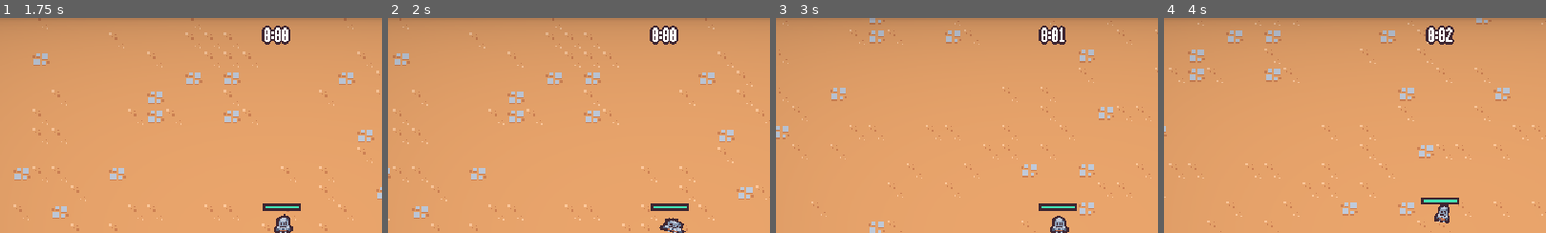
Above: before the commit, frames 1-4 (left to right).
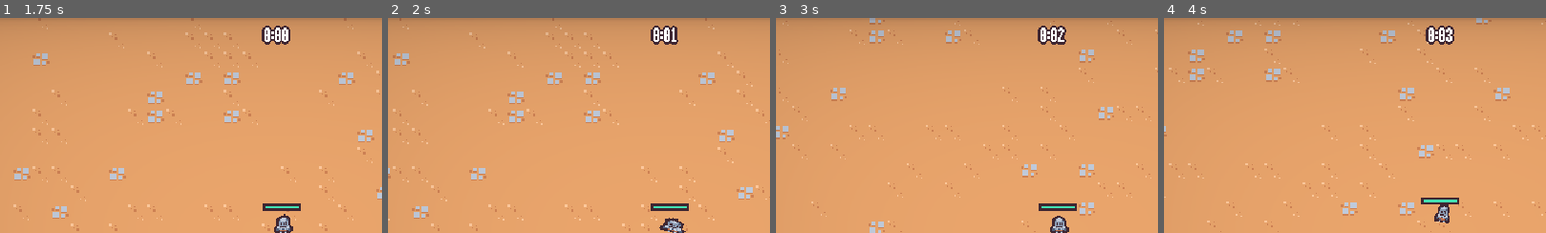
Above: after the commit, the same moments.

Repository: Yrainyw/2D-Survivors
Game: Godot game, scene res://Scenes/UI/main_menu.tscn
Same seed, same stepped clock (60 frames per second), same inputs: the game is played once before the commit and once after it.
Inputs (mouse positions are % of the whole screen's width and height, from its top left):
- Up to frame 1 (1.75 s): click "Play" at 0.5 s; move the mouse to (72, 45) at 1.27 s; press the mouse at (72, 45) at 1.28 s; hold D (move_right) from 1.28 s (still down)
- Up to frame 2 (2 s): keep holding D (move_right)
- Up to frame 3 (3 s): move the mouse to (30, 55) at 2.02 s; release D (move_right) at 2.03 s; release the mouse at (30, 55) at 2.03 s; hold S (move_down) 2.03-2.78 s; click (30, 55) at 2.1 s; move the mouse to (60, 28) at 2.77 s; press the mouse at (60, 28) at 2.78 s; hold D (move_right) from 2.78 s (still down)
- Up to frame 4 (4 s): move the mouse to (45, 70) at 3.52 s; release D (move_right) at 3.53 s; release the mouse at (45, 70) at 3.53 s; hold W (move_up) from 3.53 s (still down); click (45, 70) at 3.6 s
The pictures show only the part of the screen within x 14-64%, y 0-50%; the shares and areas given below are measured in that part.

Frame 1 is identical in both runs. In frame 2, 0.3% of the frame differs, in the area x 68-76%, y 3-13%; in frame 3, 0.2%; in frame 4, less than 0.1%.

Commit message:
Creating an Anvil Ability

Diff:
--- /dev/null
+++ b/Resources/Upgrades/anvil.tres
@@ -0,0 +1,12 @@
+[gd_resource type="Resource" script_class="Ability" load_steps=3 format=3 uid="uid://dabak0xtkn7ee"]
+
+[ext_resource type="PackedScene" uid="uid://5outid6cpbvs" path="res://Scenes/Ability/AnvilAbilityController/anvil_ability_controller.tscn" id="1_ah6ms"]
+[ext_resource type="Script" path="res://Resources/Upgrades/ability.gd" id="2_kh0br"]
+
+[resource]
+script = ExtResource("2_kh0br")
+ability_controller_scene = ExtResource("1_ah6ms")
+id = "anvil"
+name = "Anvil"
+max_quantity = 1
+description = "Drops anvils randomly on enemies."
--- /dev/null
+++ b/Scenes/Ability/AnvilAbility/anvil_ability.gd
@@ -0,0 +1,3 @@
+extends Node2D
+
+@onready var hitbox_component = $HitboxComponent
--- /dev/null
+++ b/Scenes/Ability/AnvilAbility/anvil_ability.tscn
@@ -0,0 +1,131 @@
+[gd_scene load_steps=8 format=3 uid="uid://noh5ujg7cqxx"]
+
+[ext_resource type="Texture2D" uid="uid://c8j750pmcd4qf" path="res://Scenes/Ability/AnvilAbility/anvil.png" id="1_hh4tn"]
+[ext_resource type="Script" path="res://Scenes/Ability/AnvilAbility/anvil_ability.gd" id="1_r81b0"]
+[ext_resource type="PackedScene" uid="uid://cmumrosq6bwqd" path="res://Scenes/Component/hitbox_component.tscn" id="3_hvy4x"]
+
+[sub_resource type="Animation" id="Animation_ayfq8"]
+length = 0.001
+tracks/0/type = "value"
+tracks/0/imported = false
+tracks/0/enabled = true
+tracks/0/path = NodePath("Visuals:position")
+tracks/0/interp = 1
+tracks/0/loop_wrap = true
+tracks/0/keys = {
+"times": PackedFloat32Array(0),
+"transitions": PackedFloat32Array(1),
+"update": 0,
+"values": [Vector2(2.08165e-12, 2.08165e-12)]
+}
+tracks/1/type = "value"
+tracks/1/imported = false
+tracks/1/enabled = true
+tracks/1/path = NodePath("HitboxComponent/CollisionShape2D:disabled")
+tracks/1/interp = 1
+tracks/1/loop_wrap = true
+tracks/1/keys = {
+"times": PackedFloat32Array(0),
+"transitions": PackedFloat32Array(1),
+"update": 1,
+"values": [true]
+}
+tracks/2/type = "value"
+tracks/2/imported = false
+tracks/2/enabled = true
+tracks/2/path = NodePath("Visuals/Sprite2D:scale")
+tracks/2/interp = 1
+tracks/2/loop_wrap = true
+tracks/2/keys = {
+"times": PackedFloat32Array(0),
+"transitions": PackedFloat32Array(1),
+"update": 0,
+"values": [Vector2(1, 1)]
+}
+
+[sub_resource type="Animation" id="Animation_yiri2"]
+resource_name = "defaullt"
+length = 0.6
+step = 0.05
+tracks/0/type = "value"
+tracks/0/imported = false
+tracks/0/enabled = true
+tracks/0/path = NodePath("Visuals:position")
+tracks/0/interp = 1
+tracks/0/loop_wrap = true
+tracks/0/keys = {
+"times": PackedFloat32Array(0, 0.2, 0.25, 0.35),
+"transitions": PackedFloat32Array(2.14355, 1, 1.7411, 1),
+"update": 0,
+"values": [Vector2(2.08165e-12, -96), Vector2(2.08165e-12, 2.08165e-12), Vector2(2.08165e-12, -10), Vector2(2.08165e-12, 2.08165e-12)]
+}
+tracks/1/type = "value"
+tracks/1/imported = false
+tracks/1/enabled = true
+tracks/1/path = NodePath("HitboxComponent/CollisionShape2D:disabled")
+tracks/1/interp = 1
+tracks/1/loop_wrap = true
+tracks/1/keys = {
+"times": PackedFloat32Array(0, 0.2, 0.3),
+"transitions": PackedFloat32Array(1, 1, 1),
+"update": 1,
+"values": [true, false, true]
+}
+tracks/2/type = "value"
+tracks/2/imported = false
+tracks/2/enabled = true
+tracks/2/path = NodePath("Visuals/Sprite2D:scale")
+tracks/2/interp = 1
+tracks/2/loop_wrap = true
+tracks/2/keys = {
+"times": PackedFloat32Array(0, 0.1, 0.45, 0.6),
+"transitions": PackedFloat32Array(1, 1, 1, 1),
+"update": 0,
+"values": [Vector2(2.08165e-12, 2.08165e-12), Vector2(1, 1), Vector2(1, 1), Vector2(2.08165e-12, 2.08165e-12)]
+}
+tracks/3/type = "method"
+tracks/3/imported = false
+tracks/3/enabled = true
+tracks/3/path = NodePath(".")
+tracks/3/interp = 1
+tracks/3/loop_wrap = true
+tracks/3/keys = {
+"times": PackedFloat32Array(0.6),
+"transitions": PackedFloat32Array(1),
+"values": [{
+"args": [],
+"method": &"queue_free"
+}]
+}
+
+[sub_resource type="AnimationLibrary" id="AnimationLibrary_i82nr"]
+_data = {
+"RESET": SubResource("Animation_ayfq8"),
+"defaullt": SubResource("Animation_yiri2")
+}
+
+[sub_resource type="CircleShape2D" id="CircleShape2D_jfnwu"]
+radius = 32.0
+
+[node name="AnvilAbility" type="Node2D"]
+script = ExtResource("1_r81b0")
+
+[node name="AnimationPlayer" type="AnimationPlayer" parent="."]
+autoplay = "defaullt"
+libraries = {
+"": SubResource("AnimationLibrary_i82nr")
+}
+
+[node name="Visuals" type="Node2D" parent="."]
+position = Vector2(2.08165e-12, 2.08165e-12)
+
+[node name="Sprite2D" type="Sprite2D" parent="Visuals"]
+position = Vector2(-2.08165e-12, -7)
+texture = ExtResource("1_hh4tn")
+
+[node name="HitboxComponent" parent="." instance=ExtResource("3_hvy4x")]
+
+[node name="CollisionShape2D" type="CollisionShape2D" parent="HitboxComponent"]
+position = Vector2(0, -4)
+shape = SubResource("CircleShape2D_jfnwu")
+disabled = true
--- /dev/null
+++ b/Scenes/Ability/AnvilAbilityController/anvil_ability_controller.gd
@@ -0,0 +1,55 @@
+extends Node
+
+const BASE_RANGE = 100
+const BASE_DAMAGE = 15
+
+@export var anvil_ability_scene : PackedScene
+
+
+func _ready():
+	$Timer.timeout.connect(on_timer_timeout)
+
+
+func on_timer_timeout():
+	var player = get_tree().get_first_node_in_group("player") as Node2D
+
+	if player == null:
+		return
+
+	var target_enemy = get_nearest_enemy(player.global_position)
+
+	if target_enemy == null:
+		return
+
+	var spawn_position = target_enemy.global_position
+	var query_paramaters = PhysicsRayQueryParameters2D.create(player.global_position, spawn_position, 1)
+	var result = get_tree().root.world_2d.direct_space_state.intersect_ray(query_paramaters)
+
+	if !result.is_empty():
+		spawn_position = result["position"]
+
+	var anvil_ability = anvil_ability_scene.instantiate()
+
+	get_tree().get_first_node_in_group("foreground_layer").add_child(anvil_ability)
+	anvil_ability.global_position = spawn_position
+	anvil_ability.hitbox_component.damage = BASE_DAMAGE
+
+
+# 找出离指定位置最近的敌人
+func get_nearest_enemy(from_position : Vector2) -> Node2D:
+	var enemies = get_tree().get_nodes_in_group("enemy")
+
+	if enemies.is_empty():
+		return null
+
+	var nearest = enemies[0]
+	var nearest_distance = from_position.distance_squared_to(nearest.global_position)
+
+	for enemy in enemies:
+		var distance = from_position.distance_squared_to(enemy.global_position)
+
+		if distance < nearest_distance:
+			nearest = enemy
+			nearest_distance = distance
+
+	return nearest
--- /dev/null
+++ b/Scenes/Ability/AnvilAbilityController/anvil_ability_controller.tscn
@@ -0,0 +1,12 @@
+[gd_scene load_steps=3 format=3 uid="uid://5outid6cpbvs"]
+
+[ext_resource type="Script" path="res://Scenes/Ability/AnvilAbilityController/anvil_ability_controller.gd" id="1_mpq1q"]
+[ext_resource type="PackedScene" uid="uid://noh5ujg7cqxx" path="res://Scenes/Ability/AnvilAbility/anvil_ability.tscn" id="2_7v4ab"]
+
+[node name="AnvilAbilityController" type="Node"]
+script = ExtResource("1_mpq1q")
+anvil_ability_scene = ExtResource("2_7v4ab")
+
+[node name="Timer" type="Timer" parent="."]
+wait_time = 2.0
+autostart = true
--- a/Scenes/Manager/arena_time_manager.tscn
+++ b/Scenes/Manager/arena_time_manager.tscn
@@ -8,6 +8,6 @@
 end_screen_scene = ExtResource("2_wdcks")
 
 [node name="Timer" type="Timer" parent="."]
-wait_time = 300.0
+wait_time = 180.0
 one_shot = true
 autostart = true
--- a/Scenes/Manager/enemy_manager.gd
+++ b/Scenes/Manager/enemy_manager.gd
@@ -72,10 +72,10 @@
 	time_off = min(time_off, .7)
 	timer.wait_time = base_spawn_time - time_off
 
-	if arena_difficulty == 6:
+	if arena_difficulty == 12:
 		enemy_table.add_item(wizard_enemy_scene, 15)
-	elif arena_difficulty == 18:
+	elif arena_difficulty == 24:
 		enemy_table.add_item(bat_enemy_scene, 8)
 
-	if (arena_difficulty % 6) == 0:
+	if (arena_difficulty % 30) == 0:
 		number_to_spawn += 1
--- a/Scenes/Manager/upgrade_manager.gd
+++ b/Scenes/Manager/upgrade_manager.gd
@@ -12,11 +12,13 @@
 var upgrade_sword_rate = preload("res://Resources/Upgrades/sword_rate.tres")
 var upgrade_sword_damage = preload("res://Resources/Upgrades/sword_damage.tres")
 var upgrade_player_speed = preload("res://Resources/Upgrades/player_speed.tres")
+var upgrade_anvil = preload("res://Resources/Upgrades/anvil.tres")
 
 
 func _ready():
 #	将初始升级加入升级池，数字 10 是抽到这个升级的权重
 	upgrade_pool.add_item(upgrade_axe, 10)
+	upgrade_pool.add_item(upgrade_anvil, 10)
 	upgrade_pool.add_item(upgrade_sword_rate, 10)
 	upgrade_pool.add_item(upgrade_sword_damage, 10)
 	upgrade_pool.add_item(upgrade_player_speed, 5)
--- a/project.godot
+++ b/project.godot
@@ -36,7 +36,6 @@
 
 window/size/viewport_width=640
 window/size/viewport_height=360
-window/size/mode=3
 window/size/window_width_override=1920
 window/size/window_height_override=1080
 window/stretch/mode="viewport"
Binary file added: Scenes/Ability/AnvilAbility/anvil.png
Not shown, added: Scenes/Ability/AnvilAbility/anvil.png.import
Not shown: 2 places in Scenes/GameObjects/RatEnemy/basic_enemy.tscn that only renumber resources
Not shown, changed: Scenes/.DS_Store
